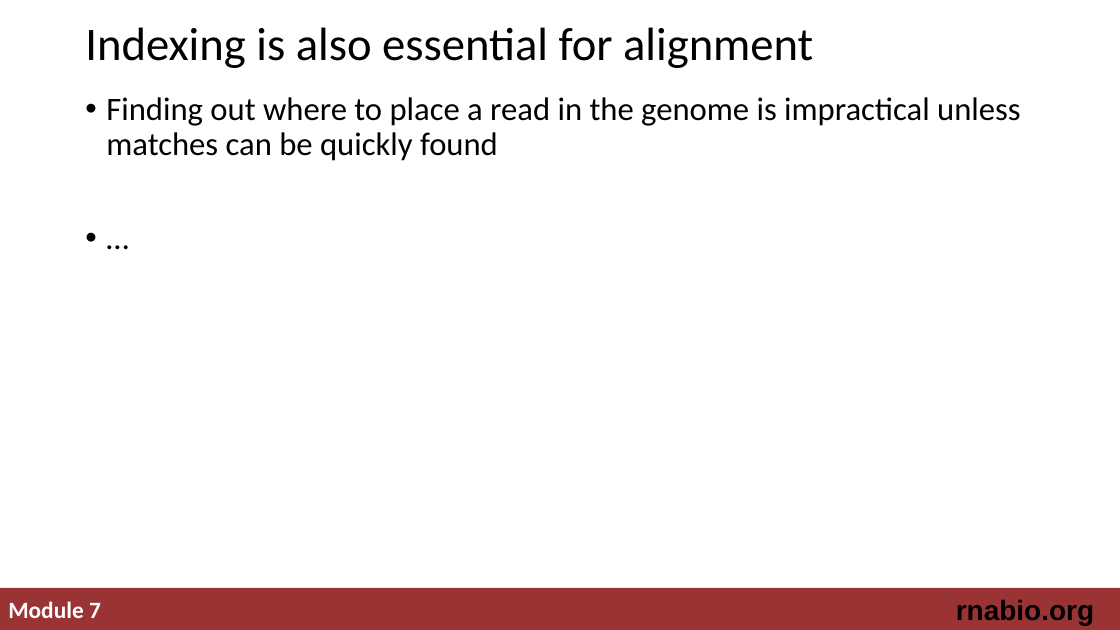
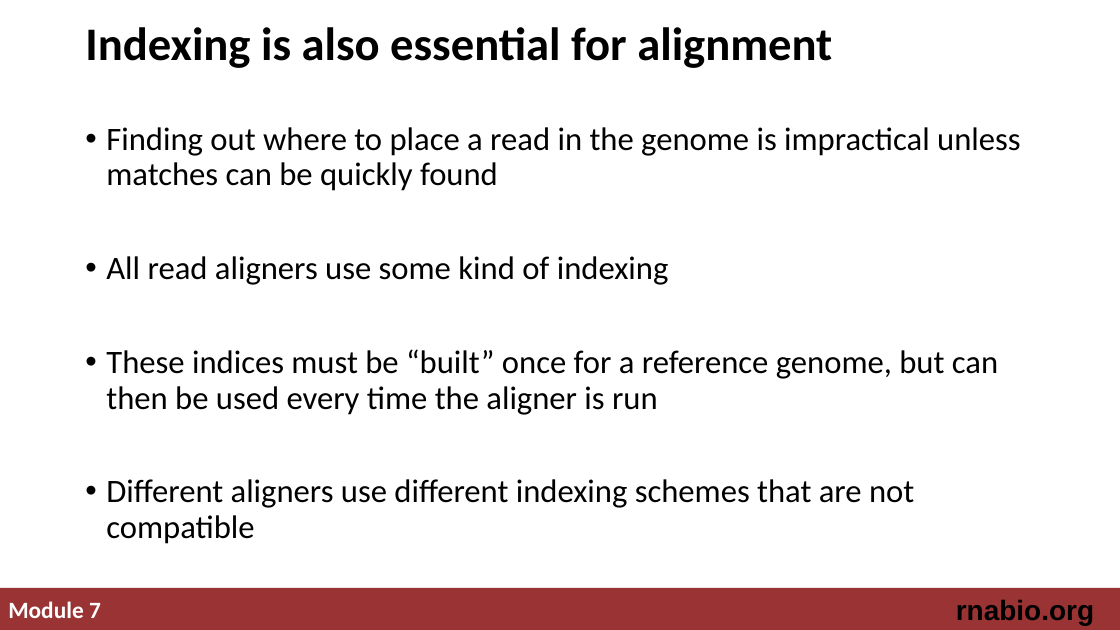
Before and after one commit to griffithlab/rnabio.org, a slide deck: slide 6 of assets/lectures/cbw-cshl/2019/mini/RNASeq_MiniLecture_07_Indexing.pptx. Drawn at 1120x630 pixels with LibreOffice and Linux fonts; fonts in the diff are those of the drawing. Boxes give left, top, right and bottom in pixels: in the first picture for what was removed or moved away, otherwise in the second. Text is boxed around its words. In the diff, an @@ line names an element or a change of style, - is before the commit and + after.

```diff
--- a/assets/lectures/cbw-cshl/2019/mini/RNASeq_MiniLecture_07_Indexing.pptx
+++ b/assets/lectures/cbw-cshl/2019/mini/RNASeq_MiniLecture_07_Indexing.pptx
@@ title "Indexing is also essential for ..." at bbox=[85, 27, 832, 68]: bold on @@
@@ text "Finding out where to place ...": place and size @@
-text "Finding out where to place ..." at bbox=[106, 97, 1021, 161]
+text "Finding out where to place ..." at bbox=[106, 127, 1021, 544]
@@ text at bbox=[106, 256, 998, 544]: text changed @@
-• …
+• All read aligners use some kind of indexing
+• These indices must be “built” once for a reference genome, but can then be used every time the aligner is run
+• Different aligners use different indexing schemes that are not compatible
```
Also in this commit, not shown: 4 other slides changed.
